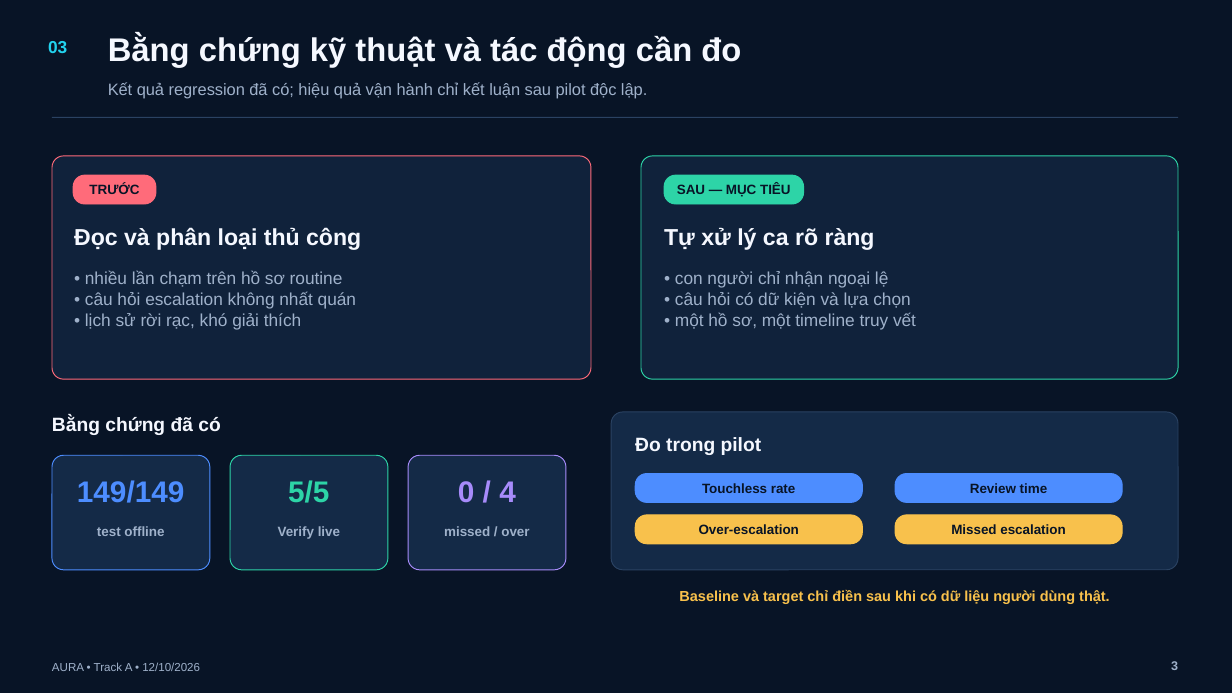
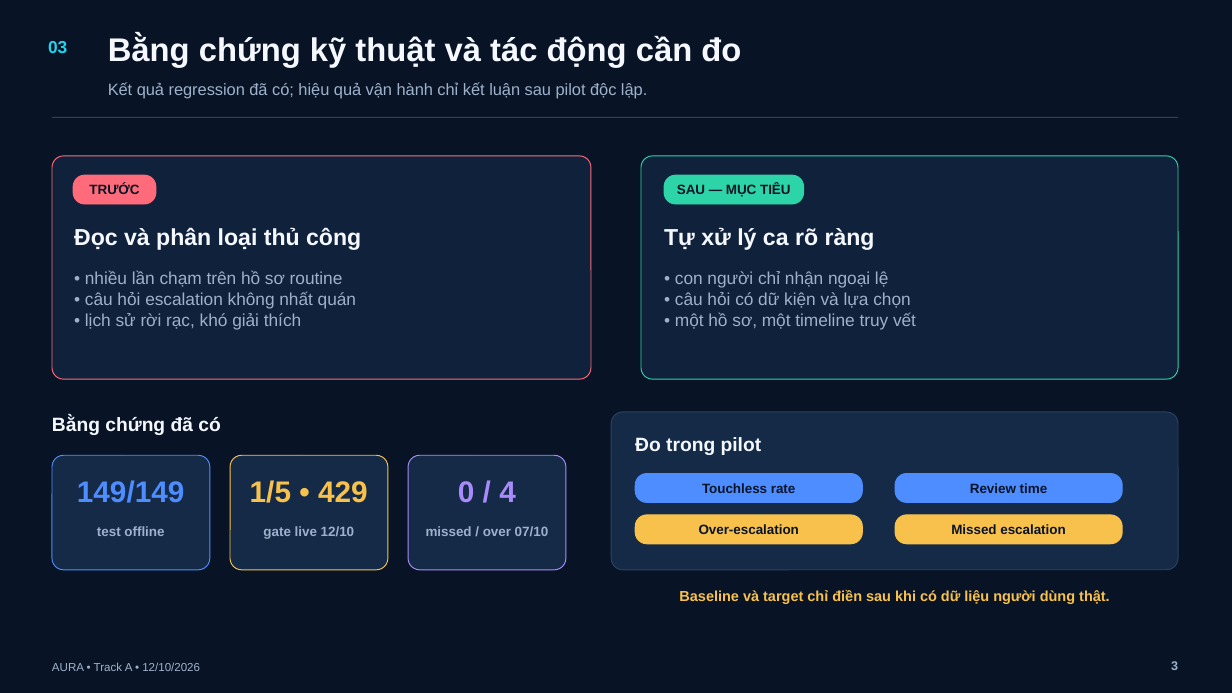
Before and after one commit to BondPhuPhamzZ/AURA, a slide deck: slide 3 of AURA/submission/AURA_5_SLIDES.pptx. Drawn at 1232x693 pixels with LibreOffice and Linux fonts; fonts in the diff are those of the drawing. Boxes give left, top, right and bottom in pixels: in the first picture for what was removed or moved away, otherwise in the second. Text is boxed around its words. In the diff, an @@ line names an element or a change of style, - is before the commit and + after.

Commit message:
docs: record live capacity gate

```diff
--- a/AURA/submission/AURA_5_SLIDES.pptx
+++ b/AURA/submission/AURA_5_SLIDES.pptx
@@ rounded rectangle at <box>230,456,388,570</box>: outline #2DD4A7 0.75 pt to #F8C14C 0.75 pt @@
@@ text at <box>250,480,368,503</box>: text changed; text colour #2DD4A7 to #F8C14C @@
-5/5
+1/5 • 429
@@ text at <box>263,526,355,539</box>: text changed @@
-Verify live
+gate live 12/10
@@ text at <box>426,526,549,536</box>: text changed @@
-missed / over
+missed / over 07/10
```
Also in this commit, not shown: 11 other files.
